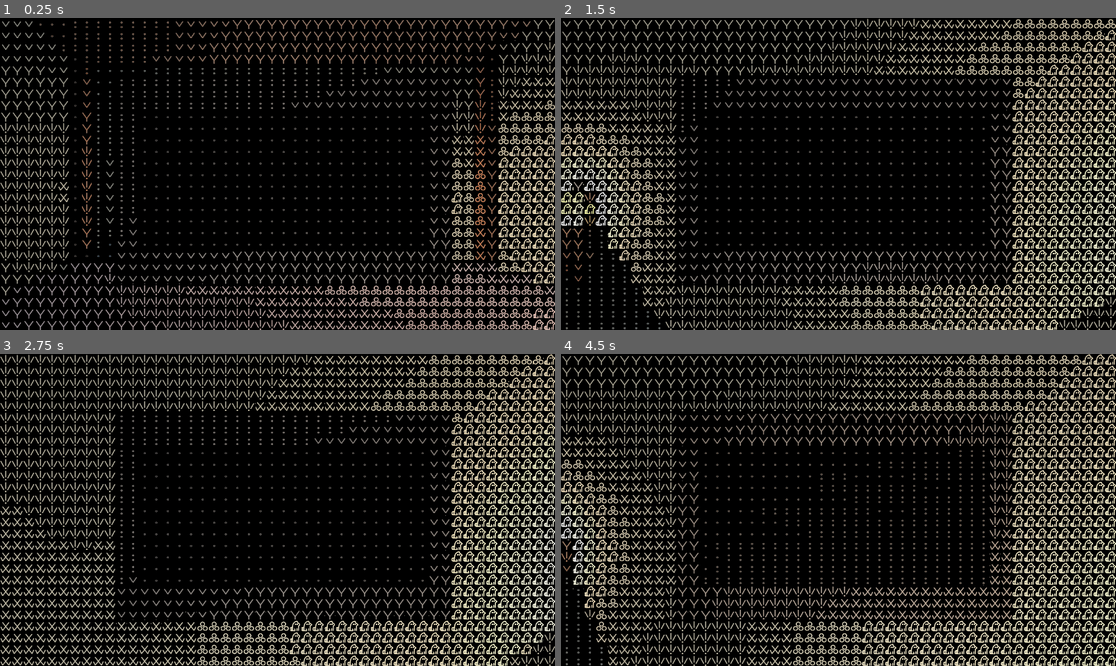
Above: before the commit, frames 1-4 (two rows, left to right).
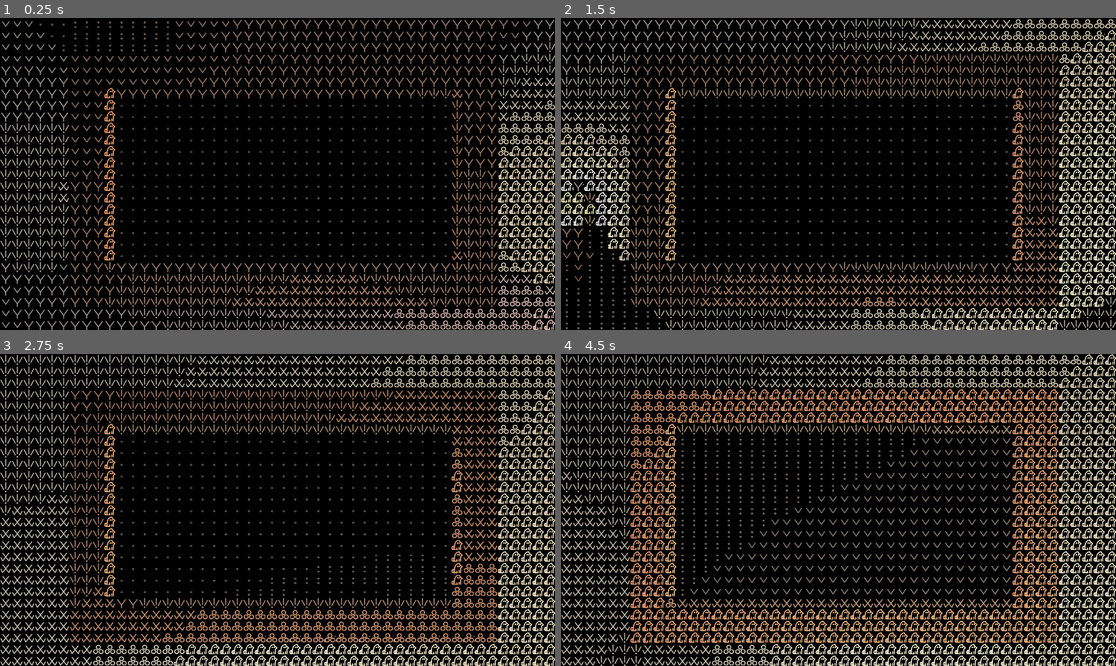
Above: after the commit, the same moments.

Repository: Tchetchouille/ijo-musi
Game: Godot game, scene res://Scenes/SystemsAndManagers/main.tscn
The game is run twice, just before and just after one commit, with the same random seed, the same clock (stepped at 60 frames per second) and the same inputs.
Inputs (mouse positions are in pixels of both pictures, inside the frame that each line leads up to):
- Up to frame 1 (0.25 s): no input
- Up to frame 2 (1.5 s): tap Enter (ui_accept) at 0.5, 0.77 s; move the mouse to (866, 174) at 0.52 s; hold W (up) from 0.53 s (still down); right-click (866, 174) at 0.6 s; move the mouse to (810, 174) at 1.27 s; right-click (810, 174) at 1.35 s
- Up to frame 3 (2.75 s): keep holding W (up); tap Enter (ui_accept) at 1.52 s; move the mouse to (288, 503) at 2.02 s; right-click (288, 503) at 2.1 s
- Up to frame 4 (4.5 s): keep holding W (up); move the mouse to (832, 516) at 2.77 s; right-click (832, 516) at 2.85 s; tap Enter (ui_accept) at 3.02, 3.77 s; move the mouse to (877, 513) at 3.52 s; right-click (877, 513) at 3.6 s; move the mouse to (794, 506) at 4.27 s; right-click (794, 506) at 4.35 s

The runs differ from the first frame. In frame 1, 8.8% of the frame differs, in the area x 11-92%, y 11-97%; in frame 2, 14%; in frame 3, 18%; in frame 4, 28%, in the area x 0-90%, y 0-100%.

Commit message:
Implemented basis of label system.

Diff:
--- /dev/null
+++ b/Godot Project/Actual ijo musi Project/actual-ijo-musi-project/Resources/Labels/basic_skeleton_label.tres
@@ -0,0 +1,11 @@
+[gd_resource type="JSON" format=3 uid="uid://mb0u0n7pilr1"]
+
+[resource]
+data = {
+"basic_skeleton_label": {
+"dialog_text": "You uncovered the mystery of the skull!",
+"label_text": "This is a test label_text",
+"label_type": "fillable",
+"name": "basic_skeleton_label"
+}
+}
--- a/Godot Project/Actual ijo musi Project/actual-ijo-musi-project/Scenes/Levels/proto_level.tscn
+++ b/Godot Project/Actual ijo musi Project/actual-ijo-musi-project/Scenes/Levels/proto_level.tscn
@@ -191,46 +191,44 @@
 transform = Transform3D(-3.49691e-07, 0, -1, 0, 4, 0, 8, 0, -4.37114e-08, 0, 2, 0)
 mesh = SubResource("QuadMesh_3igxq")
 
-[node name="Objects" type="Node3D" parent="."]
-
-[node name="BasicChair" parent="Objects" instance=ExtResource("5_k4a13")]
+[node name="UnlabeledObjects" type="Node3D" parent="."]
+
+[node name="BasicChair" parent="UnlabeledObjects" instance=ExtResource("5_k4a13")]
 transform = Transform3D(1, 0, 0, 0, 1, 0, 0, 0, 1, 0, 0, 4.95032)
 
-[node name="BasicTable" parent="Objects" instance=ExtResource("2_1dxgb")]
+[node name="BasicTable" parent="UnlabeledObjects" instance=ExtResource("2_1dxgb")]
 transform = Transform3D(-1, 0, -1.50996e-07, 0, 1, 0, 1.50996e-07, 0, -1, 0, 0, 6)
 
-[node name="BasicDoor" parent="Objects" instance=ExtResource("4_nee0r")]
-transform = Transform3D(1, 0, 0, 0, 1, 0, 0, 0, 1, 0, 0, -4)
-visible = false
-
-[node name="Fireplace" parent="Objects" instance=ExtResource("5_mtak3")]
+[node name="Fireplace" parent="UnlabeledObjects" instance=ExtResource("5_mtak3")]
 transform = Transform3D(-4.37114e-08, 0, 1, 0, 1, 0, -1, 0, -4.37114e-08, -4, 0, 0)
 
-[node name="TestCandle1" parent="Objects" instance=ExtResource("9_tx5j4")]
+[node name="TestCandle1" parent="UnlabeledObjects" instance=ExtResource("9_tx5j4")]
 transform = Transform3D(1, 0, 0, 0, 0.923879, -0.382683, 0, 0.382683, 0.923879, 2, 1, -4)
 
-[node name="TestCandle2" parent="Objects" instance=ExtResource("9_tx5j4")]
+[node name="TestCandle2" parent="UnlabeledObjects" instance=ExtResource("9_tx5j4")]
 transform = Transform3D(1, 0, 0, 0, 0.923879, -0.382683, 0, 0.382683, 0.923879, -2, 1, -4)
 
-[node name="TestCandle3" parent="Objects" instance=ExtResource("9_tx5j4")]
+[node name="TestCandle3" parent="UnlabeledObjects" instance=ExtResource("9_tx5j4")]
 transform = Transform3D(-4.37114e-08, -0.382683, -0.923879, 0, 0.923879, -0.382683, 1, -1.67276e-08, -4.0384e-08, 3.76281, 0.227564, -1.32214)
 
-[node name="TestCandle4" parent="Objects" instance=ExtResource("9_tx5j4")]
+[node name="TestCandle4" parent="UnlabeledObjects" instance=ExtResource("9_tx5j4")]
 transform = Transform3D(-4.37114e-08, -0.382683, -0.92388, 0, 0.923879, -0.382683, 1, -1.67276e-08, -4.03841e-08, 3.76281, 0.227564, 1.34558)
 
-[node name="TestCandle5" parent="Objects" instance=ExtResource("9_tx5j4")]
+[node name="TestCandle5" parent="UnlabeledObjects" instance=ExtResource("9_tx5j4")]
 transform = Transform3D(-1, -3.34552e-08, -8.07681e-08, 0, 0.923879, -0.382683, 8.74228e-08, -0.382683, -0.923879, 0, 1.65637, 7.43599)
 
-[node name="BasicSkeleton" parent="Objects" instance=ExtResource("10_vvukb")]
+[node name="BasicDoor" parent="UnlabeledObjects" instance=ExtResource("4_nee0r")]
+transform = Transform3D(-4.37114e-08, 0, -1, 0, 1, 0, 1, 0, -4.37114e-08, 3.97235, 0, 0)
+
+[node name="LocalAmbiance" type="Node3D" parent="."]
+
+[node name="LocalAudio" type="Node3D" parent="LocalAmbiance"]
+
+[node name="LocalEnv" type="WorldEnvironment" parent="LocalAmbiance"]
+
+[node name="LocalLights" type="Node3D" parent="LocalAmbiance"]
+
+[node name="LabeledObjects" type="Node3D" parent="."]
+
+[node name="BasicSkeleton" parent="LabeledObjects" instance=ExtResource("10_vvukb")]
 transform = Transform3D(0.063518, -0.2981, 0.952419, 0.317333, 0.910848, 0.263925, -0.946185, 0.28547, 0.152452, 0, 0.362269, 5.65497)
-
-[node name="LocalAmbiance" type="Node3D" parent="."]
-
-[node name="LocalAudio" type="Node3D" parent="LocalAmbiance"]
-
-[node name="LocalEnv" type="WorldEnvironment" parent="LocalAmbiance"]
-
-[node name="LocalLights" type="Node3D" parent="LocalAmbiance"]
-
-[node name="BasicDoor" parent="." instance=ExtResource("4_nee0r")]
-transform = Transform3D(-4.37114e-08, 0, -1, 0, 1, 0, 1, 0, -4.37114e-08, 3.97235, 0, 0)
--- a/Godot Project/Actual ijo musi Project/actual-ijo-musi-project/Scenes/Objects/Misc/basic_skeleton.tscn
+++ b/Godot Project/Actual ijo musi Project/actual-ijo-musi-project/Scenes/Objects/Misc/basic_skeleton.tscn
@@ -1,7 +1,8 @@
-[gd_scene load_steps=7 format=3 uid="uid://du0sda5rvmc1h"]
+[gd_scene load_steps=9 format=3 uid="uid://du0sda5rvmc1h"]
 
 [ext_resource type="Material" uid="uid://cshtnnffjtsfp" path="res://Resources/Materials/basic_bone_material.tres" id="1_2hdat"]
 [ext_resource type="Material" uid="uid://bnqfw05cylqh6" path="res://Resources/Materials/basic_hole_material.tres" id="2_s2aq4"]
+[ext_resource type="PackedScene" uid="uid://bac2haj3k6syx" path="res://Scenes/Properties/label_property.tscn" id="3_ou61a"]
 
 [sub_resource type="BoxMesh" id="BoxMesh_lp38j"]
 material = ExtResource("1_2hdat")
@@ -15,7 +16,10 @@
 [sub_resource type="PrismMesh" id="PrismMesh_oxgem"]
 material = ExtResource("2_s2aq4")
 
+[sub_resource type="BoxShape3D" id="BoxShape3D_rw7io"]
+
 [node name="BasicSkeleton" type="StaticBody3D"]
+collision_layer = 2
 
 [node name="Skull" type="Node3D" parent="."]
 transform = Transform3D(0.4, 0, 0, 0, 0.4, 0, 0, 0, 0.4, 0, 0.889423, 0)
@@ -51,3 +55,9 @@
 [node name="Nose" type="MeshInstance3D" parent="Skull"]
 transform = Transform3D(0.25, 0, 0, 0, 0.249598, -0.0141732, 0, 0.0141732, 0.249598, 0, -0.202659, 0.386406)
 mesh = SubResource("PrismMesh_oxgem")
+
+[node name="LabelProperty" parent="." instance=ExtResource("3_ou61a")]
+
+[node name="CollisionShape3D" type="CollisionShape3D" parent="."]
+transform = Transform3D(0.4, 0, 0, 0, 0.4, 0, 0, 0, 0.4, 0, 0.889423, 0)
+shape = SubResource("BoxShape3D_rw7io")
--- /dev/null
+++ b/Godot Project/Actual ijo musi Project/actual-ijo-musi-project/Scenes/Properties/label_property.gd
@@ -0,0 +1,13 @@
+extends Node
+
+# Variables used to store the parent and label file names
+@onready var parent = get_parent()
+@onready var label_name = parent.name.to_snake_case()
+# Called when the node enters the scene tree for the first time.
+func _ready() -> void:
+	# Completing label name
+	label_name += "_label.tres"
+
+# Called every frame. 'delta' is the elapsed time since the previous frame.
+func _process(_delta: float) -> void:
+	pass
--- /dev/null
+++ b/Godot Project/Actual ijo musi Project/actual-ijo-musi-project/Scenes/Properties/label_property.tscn
@@ -0,0 +1,6 @@
+[gd_scene load_steps=2 format=3 uid="uid://bac2haj3k6syx"]
+
+[ext_resource type="Script" path="res://Scenes/Properties/label_property.gd" id="1_ptcji"]
+
+[node name="LabelProperty" type="Node"]
+script = ExtResource("1_ptcji")
--- a/Godot Project/Actual ijo musi Project/actual-ijo-musi-project/Scenes/SystemsAndManagers/player_character.tscn
+++ b/Godot Project/Actual ijo musi Project/actual-ijo-musi-project/Scenes/SystemsAndManagers/player_character.tscn
@@ -1,9 +1,11 @@
-[gd_scene load_steps=11 format=3 uid="uid://3g86xogvwrgv"]
+[gd_scene load_steps=14 format=3 uid="uid://3g86xogvwrgv"]
 
 [ext_resource type="Script" path="res://Scenes/SystemsAndManagers/player_character.gd" id="1_04qb1"]
 [ext_resource type="Script" path="res://Scenes/SystemsAndManagers/camera_controller.gd" id="2_aw5yu"]
 [ext_resource type="Script" path="res://Scenes/SystemsAndManagers/tool_camera.gd" id="3_76q7t"]
 [ext_resource type="Shader" uid="uid://bmowejp10voff" path="res://Resources/Shaders/pixel_shader.tres" id="4_enxm7"]
+[ext_resource type="Script" path="res://Scenes/SystemsAndManagers/tool_controller.gd" id="4_irpfk"]
+[ext_resource type="Material" uid="uid://dmmm4nc4mtnah" path="res://Resources/Materials/basic_clay_material.tres" id="6_gja8t"]
 
 [sub_resource type="CylinderShape3D" id="CylinderShape3D_l2amc"]
 
@@ -11,6 +13,7 @@
 shader = ExtResource("4_enxm7")
 
 [sub_resource type="BoxMesh" id="BoxMesh_a0a2d"]
+material = ExtResource("6_gja8t")
 
 [sub_resource type="ViewportTexture" id="ViewportTexture_66bi1"]
 viewport_path = NodePath("CameraController/CharacterCamera/ToolViewport")
@@ -23,6 +26,9 @@
 resource_local_to_scene = true
 material = SubResource("StandardMaterial3D_kojja")
 size = Vector2(1.152, 0.648)
+
+[sub_resource type="SeparationRayShape3D" id="SeparationRayShape3D_ao6r4"]
+length = 2.93408
 
 [node name="PlayerCharacter" type="CharacterBody3D"]
 script = ExtResource("1_04qb1")
@@ -44,6 +50,7 @@
 [node name="ToolCamera" type="Camera3D" parent="CameraController/CharacterCamera/ToolViewport"]
 transform = Transform3D(1, 0, 0, 0, 1, 0, 0, 0, 1, 0, 0.648895, 0)
 cull_mask = 1047553
+fov = 60.0
 script = ExtResource("3_76q7t")
 
 [node name="TorchTest" type="OmniLight3D" parent="CameraController/CharacterCamera"]
@@ -51,7 +58,8 @@
 light_energy = 0.2
 
 [node name="ToolController" type="Node3D" parent="CameraController/CharacterCamera"]
-transform = Transform3D(1, 0, 0, 0, 1, 0, 0, 0, 1, 0, 0, -0.358685)
+transform = Transform3D(1, 0, 0, 0, 1, 0, 0, 0, 1, 0, 0, -0.295882)
+script = ExtResource("4_irpfk")
 
 [node name="ToolUI" type="Control" parent="CameraController/CharacterCamera/ToolController"]
 visible = false
@@ -109,3 +117,12 @@
 transform = Transform3D(0.5, 0, 0, 0, 0.5, 0, 0, 0, 0.5, 0, 0, 0.00118034)
 mesh = SubResource("QuadMesh_i6gmh")
 skeleton = NodePath("../../../ToolUI")
+
+[node name="AimingArea" type="Area3D" parent="CameraController/CharacterCamera/ToolController/Tool"]
+collision_mask = 2
+
+[node name="AimingAreaCollision" type="CollisionShape3D" parent="CameraController/CharacterCamera/ToolController/Tool/AimingArea"]
+transform = Transform3D(-1, 0, -8.74228e-08, 0, 1, 0, 8.74228e-08, 0, -1, 0, 0, 0)
+shape = SubResource("SeparationRayShape3D_ao6r4")
+
+[connection signal="body_entered" from="CameraController/CharacterCamera/ToolController/Tool/AimingArea" to="CameraController/CharacterCamera/ToolController" method="_on_aiming_area_body_entered"]
--- /dev/null
+++ b/Godot Project/Actual ijo musi Project/actual-ijo-musi-project/Scenes/SystemsAndManagers/tool_controller.gd
@@ -0,0 +1,18 @@
+extends Node3D
+
+
+# Called when the node enters the scene tree for the first time.
+func _ready() -> void:
+	pass # Replace with function body.
+
+
+# Called every frame. 'delta' is the elapsed time since the previous frame.
+func _process(_delta: float) -> void:
+	pass
+
+
+# Aiming at labeled objects
+# Only labeled objects are checked, as they have their own collison layer
+func _on_aiming_area_body_entered(body: Node3D) -> void:
+	var label = body.get_node("LabelProperty")
+	print(label.label_name)
--- a/Godot Project/Actual ijo musi Project/actual-ijo-musi-project/project.godot
+++ b/Godot Project/Actual ijo musi Project/actual-ijo-musi-project/project.godot
@@ -13,10 +13,6 @@
 config/name="Actual ijo musi Project"
 run/main_scene="res://Scenes/SystemsAndManagers/main.tscn"
 config/features=PackedStringArray("4.3", "GL Compatibility")
-
-[display]
-
-window/size/mode=3
 
 [input]
 
@@ -59,6 +55,8 @@
 [layer_names]
 
 3d_render/layer_10="tool_screen"
+3d_physics/layer_1="Environment"
+3d_physics/layer_2="Labeled_Objects"
 
 [rendering]
 
Not shown: 1 places in Godot Project/Actual ijo musi Project/actual-ijo-musi-project/Scenes/Levels/proto_level.tscn that only renumber resources
Not shown: 1 places in Godot Project/Actual ijo musi Project/actual-ijo-musi-project/Scenes/SystemsAndManagers/level_manager.tscn that only renumber resources
Not shown, changed: Design Documents/General Design/GDD/ijo_musi_In_Depth_GDD.log
Not shown, changed: Design Documents/General Design/GDD/ijo_musi_In_Depth_GDD.pdf
